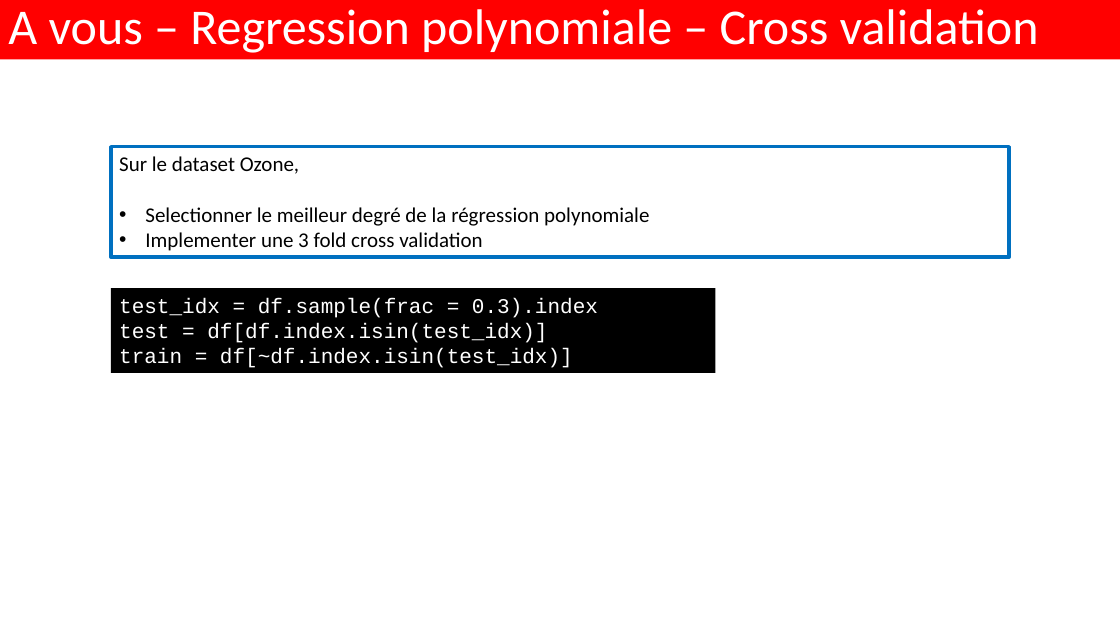
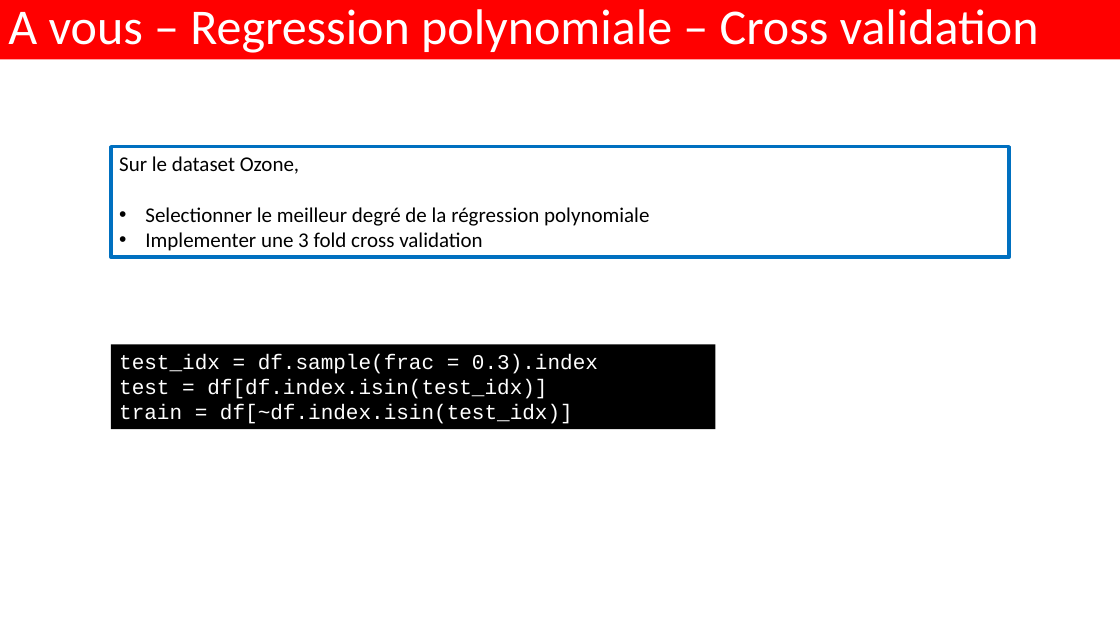
Before and after one commit to alexisperrier/XEmines_DataScience_2020, a slide deck: slide 18 of slides/XEM20_S1D5_biais_variance.pptx. Drawn at 1120x630 pixels with LibreOffice and Linux fonts; fonts in the diff are those of the drawing. Boxes give left, top, right and bottom in pixels: in the first picture for what was removed or moved away, otherwise in the second. Text is boxed around its words. In the diff, an @@ line names an element or a change of style, - is before the commit and + after.

```diff
--- a/slides/XEM20_S1D5_biais_variance.pptx
+++ b/slides/XEM20_S1D5_biais_variance.pptx
@@ rectangle "test_idx = df.sample(frac = 0.3).index": place and size @@
-rectangle "test_idx = df.sample(frac = 0.3).index" at bbox=[111, 288, 716, 373]
+rectangle "test_idx = df.sample(frac = 0.3).index" at bbox=[111, 344, 716, 429]
```
Also in this commit, not shown: 7 other slides changed, 3 other files.
